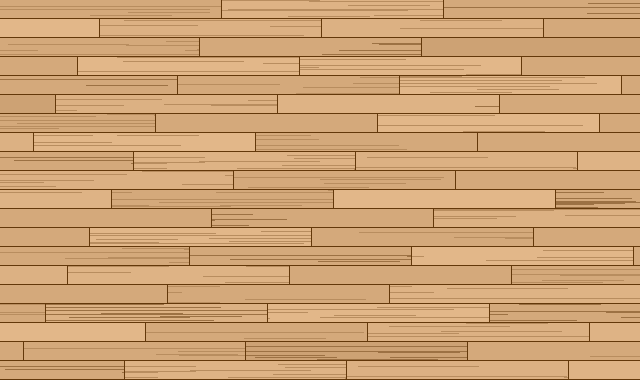
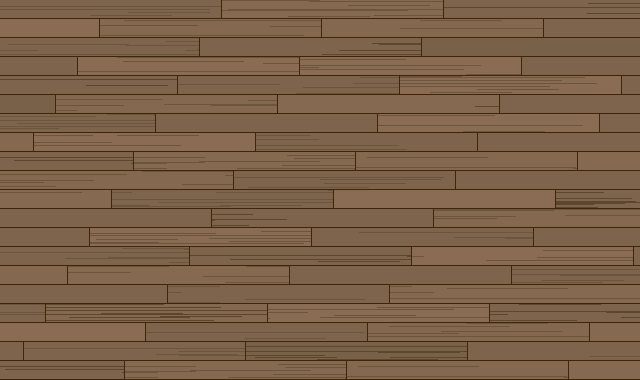
Layers edited between the first and the second 640×380 image:
added layer "Layer 22" above "Layer 20" over 0, 0, 640, 380
